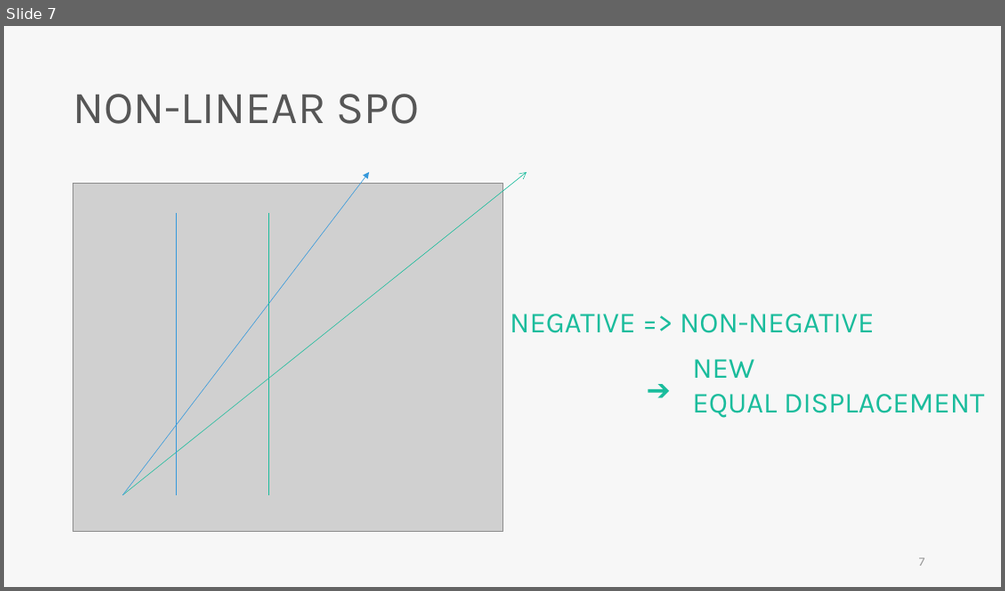
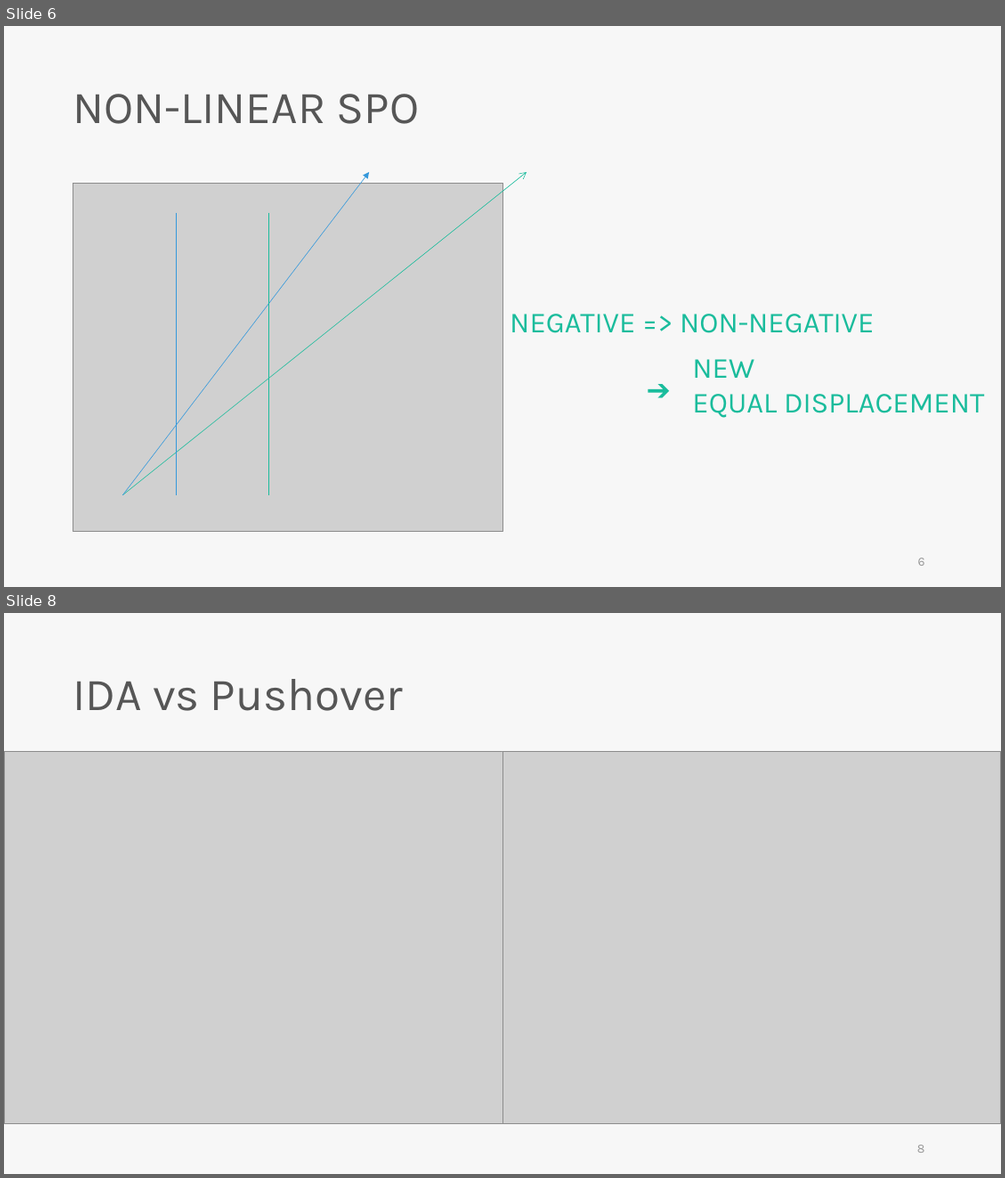
Before and after one commit to skyran1278/VbaProject, a slide deck: 20180126_SmartCut/Meeting/20190215 Meeting/20190215 Meeting.pptx. Shown one above the other, each under a label of ours: slide 7 before the commit, slides 6 and 8 after it; the slides between them are not shown. The pictures are 1005x591 and 1005x1178 pixels, drawn with LibreOffice and Linux fonts; fonts in the diff are those of the drawing; grey boxes stand for pictures. Boxes give left, top, right and bottom in pixels: in the first picture for what was removed or moved away, otherwise in the second. Text is boxed around its words. In the diff, an @@ line names an element or a change of style, - is before the commit and + after.

```diff
--- a/20180126_SmartCut/Meeting/20190215 Meeting/20190215 Meeting.pptx
+++ b/20180126_SmartCut/Meeting/20190215 Meeting/20190215 Meeting.pptx
@@ slide 8 added at (x1=4, y1=613, x2=1001, y2=1174), background #F7F7F7 @@
@@ text added at (x1=73, y1=679, x2=403, y2=711), 44 pt, text #565656 @@
+IDA vs Pushover
@@ picture added at (x1=4, y1=751, x2=502, y2=1124) @@
@@ picture added at (x1=502, y1=751, x2=1001, y2=1124) @@
@@ page number added at (x1=917, y1=1144, x2=925, y2=1152), 12 pt, text #9A9A9A @@
+8
@@ what was slide 7 is now slide 6 @@
@@ page number at (x1=918, y1=557, x2=925, y2=565): text changed @@
-7
+6
```
Also in this commit, not shown: 5 slides changed, 3 other slides added, 1 slide removed, 4 other files.
